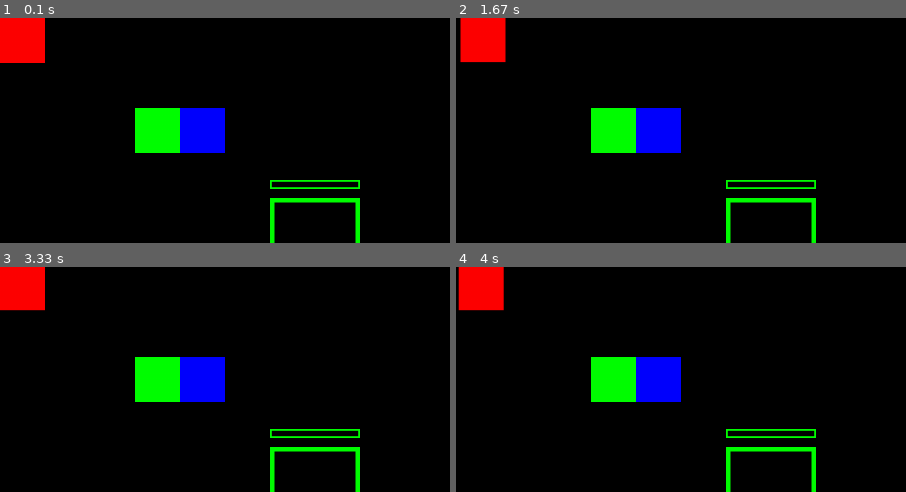
Above: before the commit, frames 1-4 (two rows, left to right).
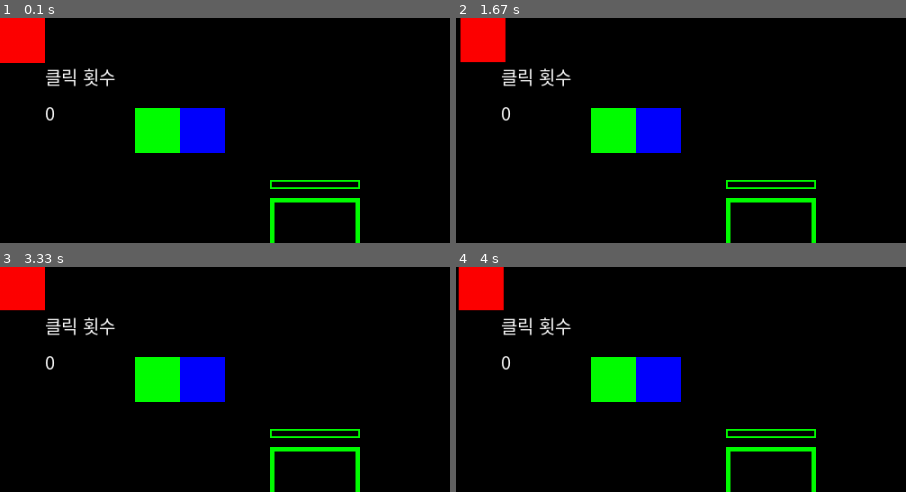
Above: after the commit, the same moments.

Repository: igoa149/pygame-01
Game: pygame game, started from game.py
The game is run twice, just before and just after one commit, with the same random seed, the same clock (stepped at 60 frames per second) and the same inputs.
Inputs:
- Up to frame 1 (0.1 s): no input
- Up to frame 2 (1.67 s): hold Right 0.33-0.8 s; hold Up 0.83-1.13 s; hold Right 1.17-1.63 s
- Up to frame 3 (3.33 s): hold Left 1.67-2.2 s; hold Down 2.23-2.53 s; hold Left 2.57-2.97 s; hold Up from 3 s (still down)
- Up to frame 4 (4 s): release Up at 3.37 s; hold Right from 3.4 s (still down)
The pictures show only the part of the screen within x 0-50%, y 0-50%; the shares and areas given below are measured in that part.

The runs differ from the first frame. In frame 1, 0.7% of the frame differs, in the area x 10-26%, y 22-46%; in frame 2, 0.7%; in frame 3, 0.7%; in frame 4, 0.7%.

Commit message:
클릭으로 색상 변경 클릭횟수 화면표시

Diff:
--- a/game.py
+++ b/game.py
@@ -1,14 +1,23 @@
 import pygame
 
+pygame.font.init()
+font = pygame.font.SysFont("gulim", 20)
 screen = pygame.display.set_mode([1000, 500])
 
 x = 0
 y = 0
 n = 0
+
+
+r = 255
+g = 255
+b = 255
+click = 0
 is_right_key_down = False
 is_left_key_down = False
 is_up_key_down = False
 is_down_key_down = False
+is_clicked = False
 while True:
     for event in pygame.event.get():
         print(event)
@@ -42,6 +51,17 @@
             if event.key == 1073741906:
                 is_up_key_down = False
 
+        if event.type == 1025:
+            print(f"is_clicked: {is_clicked}")
+            click += 1
+            if click % 2 == 0:
+                is_clicked = True
+            else:
+                is_clicked = False
+
+
+
+
 
     if event.type == 256:
         break
@@ -55,9 +75,18 @@
     if is_down_key_down == True:
         y += 0.1
 
+
+
+
     screen.fill((0, 0, 0))  # 잔상 제거
     pygame.draw.rect(screen, (255, 0, 0), (x, y, 50, 50))
-    pygame.draw.rect(screen, (0, 255, 0), (150, 100, 50, 50))
+
+
+    if is_clicked == False:
+        pygame.draw.rect(screen, (0, 255, 0), (150, 100, 50, 50))
+    else:
+        pygame.draw.rect(screen, (255, 0, 0), (150, 100, 50, 50))
+
     pygame.draw.rect(screen, (0, 0, 255), (200, 100, 50, 50))
 
     pygame.draw.rect(screen, (0, 255, 0), (300, 200, 100, 100), 5)
@@ -78,4 +107,12 @@
         if n >= 100:
             n = 100
 
+    text = "클릭 횟수"
+    text_render = font.render(text, True, (255, 255, 255))
+    screen.blit(text_render, (50, 50))
+
+    text = f"{click}"
+    text_render = font.render(text, True, (255, 255, 255))
+    screen.blit(text_render, (50, 50 + 40))
+
     pygame.display.flip()
